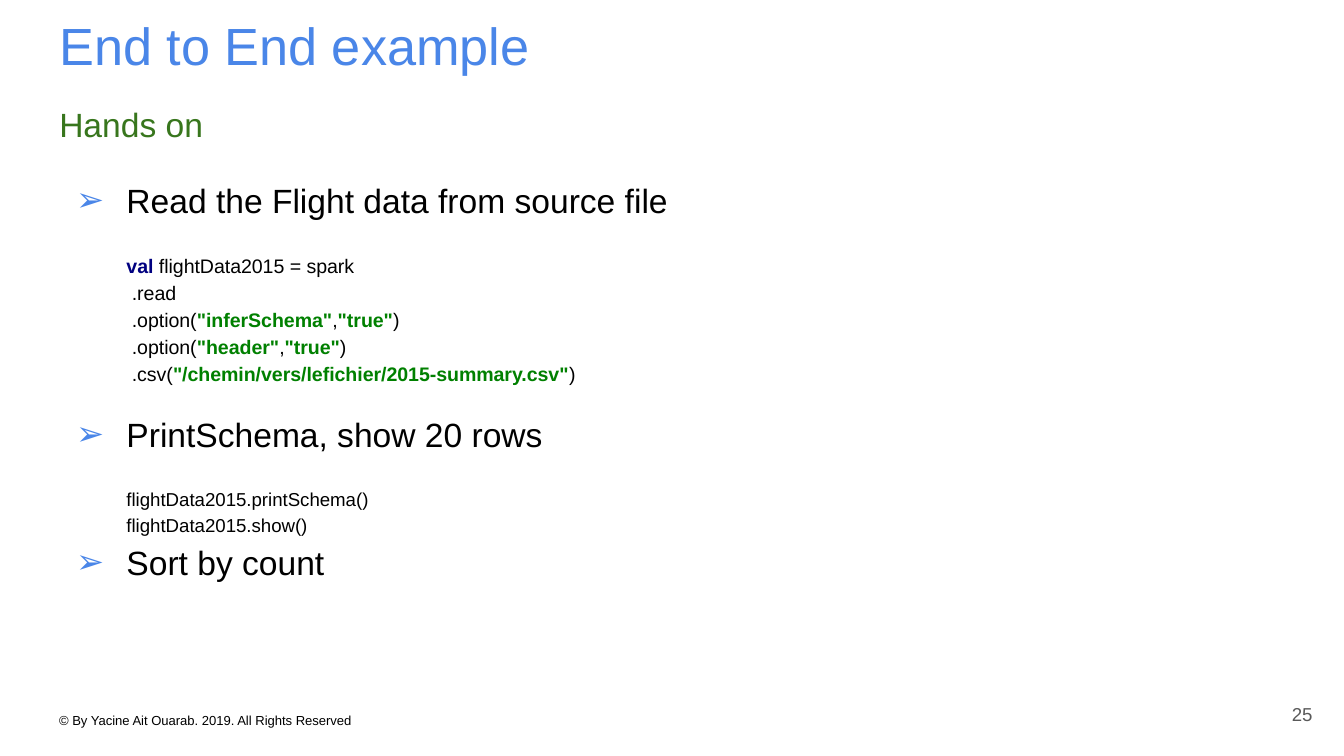
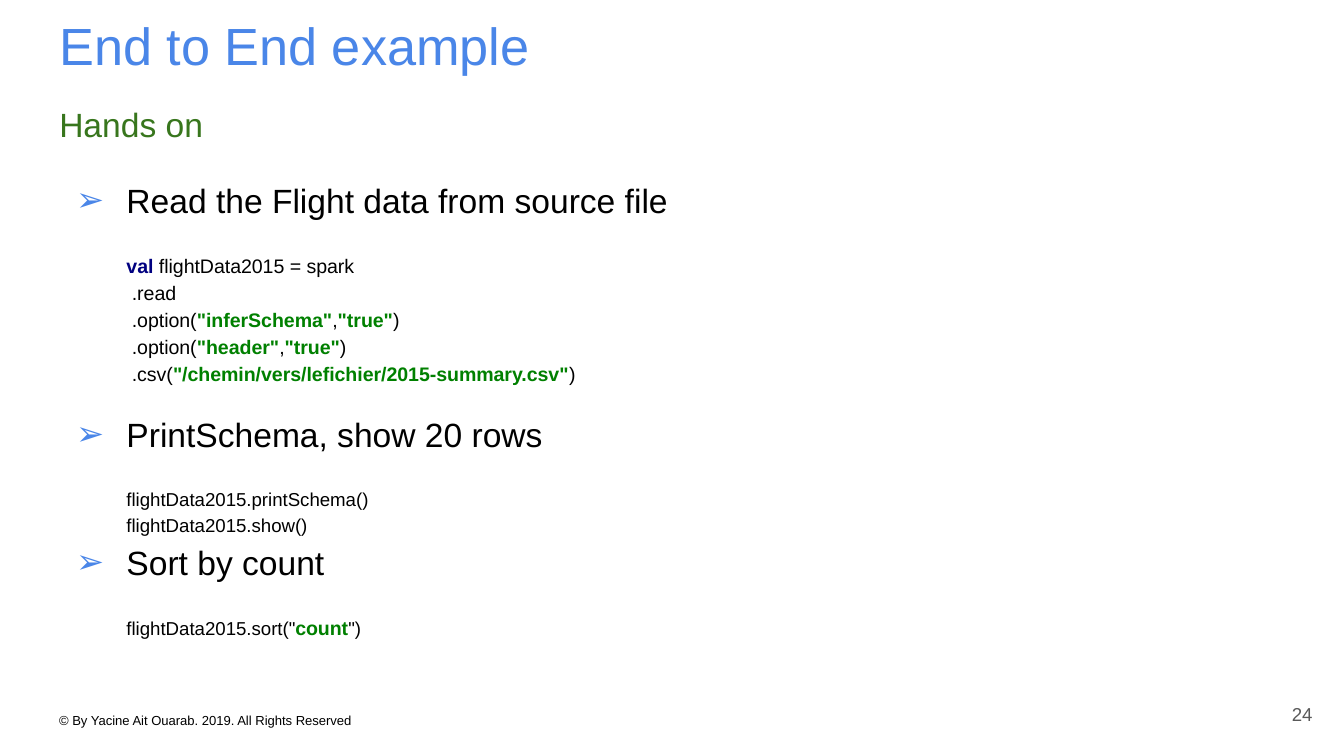
Before and after one commit to yacineab/ESGI-spark-core, a slide deck: slide 24 of slides/Apache Spark - Chapitre 1 - introduction & overview.pptx (slide 25 before the commit). Drawn at 1344x756 pixels with LibreOffice and Linux fonts; fonts in the diff are those of the drawing. Boxes give left, top, right and bottom in pixels: in the first picture for what was removed or moved away, otherwise in the second. Text is boxed around its words. In the diff, an @@ line names an element or a change of style, - is before the commit and + after.

```diff
--- a/slides/Apache Spark - Chapitre 1 - introduction & overview.pptx
+++ b/slides/Apache Spark - Chapitre 1 - introduction & overview.pptx
@@ text at (x1=126, y1=621, x2=348, y2=639): paragraph added @@
+flightData2015.sort("count")
@@ page number at (x1=1292, y1=708, x2=1313, y2=721): text changed @@
-25
+24
```
Also in this commit, not shown: 3 other slides changed, 27 other files.
